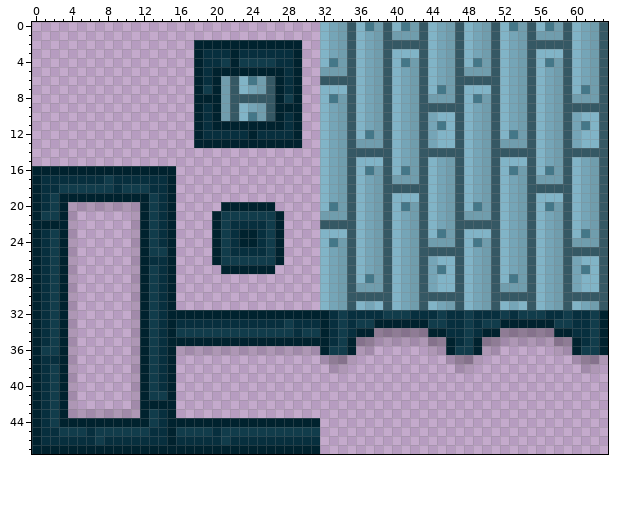
A pixel-art sprite gets an edit: src/main/resources/tiles/soulwoodpath.png. The picture above was drawn from the file before the commit.
The file is 128x96 pixels, drawn in blocks of 2x2; one block is one cell here.
The result:
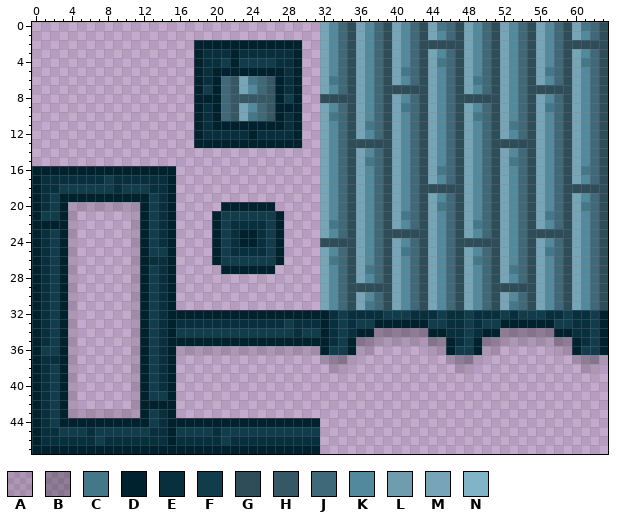
Palette (. is transparent): A #0000001d  B #00000045  C #447788  D #00222e  E #072f3e  F #113c4b  G #2e4d58  H #355864  J #3f6978  K #52899d  L #709dad  M #75a5b7  N #81b4c7
Difference:
Changed rows in their new state; - is an unchanged pixel.
first column x 21:
 0 -----------MKJGMKJGMKJGMCJGMKJGMKJGMKJGMCJG
 1 -----------MKJGMKJGMKJGMKJGMKJGMKJGMKJGMKJG
 2 -----------MKJGMKJGMKJGGGGGMKJGMKJGMKJGGGGG
 3 -----------MKJGMKJGMKJGMKJGMKJGMKJGMKJGMKJG
 4 -----------MKJGMKJGMKJGMCJGMKJGMKJGMKJGMCJG
 5 -----------MKJGMKJGMCJGMKJGMKJGMKJGMCJGMKJG
 6 J-M-J------MCJGMKJGMKJGMKJGMCJGMKJGMKJGMKJG
 7 J-MKJ------MKJGMKJGGGGGMKJGMKJGMKJGGGGGMKJG
 8 J----------GGGGMKJGMKJGMKJGGGGGMKJGMKJGMKJG
 9 J-MKJ------MKJGMKJGMCJGMKJGMKJGMKJGMCJGMKJG
10 J-M-J------MCJGMKJGMKJG-KJGMCJGMKJGMKJG-KJG
11 -----------MKJGMCJGMKJG-KJGMKJGMCJGMKJG-KJG
12 -----------MKJGMKJGMKJG-KJGMKJGMKJGMKJG-KJG
13 -----------MKJGGGGGMKJG-KJGMKJGGGGGMKJG-KJG
14 -----------MKJGMKJGMKJGMKJGMKJGMKJGMKJGMKJG
15 -----------MKJGMCJGMKJGMKJGMKJGMCJGMKJGMKJG
16 -----------MKJGMKJGMKJGMCJGMKJGMKJGMKJGMCJG
17 -----------MKJGMKJGMKJGMKJGMKJGMKJGMKJGMKJG
18 -----------MKJGMKJGMKJGGGGGMKJGMKJGMKJGGGGG
19 -----------MKJGMKJGMKJGMKJGMKJGMKJGMKJGMKJG
20 -----------MKJGMKJGMKJGMCJGMKJGMKJGMKJGMCJG
21 -----------MKJGMKJGMCJGMKJGMKJGMKJGMCJGMKJG
22 -----------MCJGMKJGMKJGMKJGMCJGMKJGMKJGMKJG
23 -----------MKJGMKJGGGGGMKJGMKJGMKJGGGGGMKJG
24 -----------GGGGMKJGMKJGMKJGGGGGMKJGMKJGMKJG
25 -----------MKJGMKJGMCJGMKJGMKJGMKJGMCJGMKJG
26 -----------MCJGMKJGMKJG-KJGMCJGMKJGMKJG-KJG
27 -----------MKJGMCJGMKJG-KJGMKJGMCJGMKJG-KJG
28 -----------MKJGMKJGMKJG-KJGMKJGMKJGMKJG-KJG
29 -----------MKJGGGGGMKJG-KJGMKJGGGGGMKJG-KJG
30 -----------MKJGMKJGMKJGMKJGMKJGMKJGMKJGMKJG
31 -----------MKJGMCJGMKJGMKJGMKJGMCJGMKJGMKJG
Pixel boxes of the changes (left, top, right, bottom) in both pictures:
changed: (320, 22, 608, 310)
changed: (221, 76, 266, 121)
